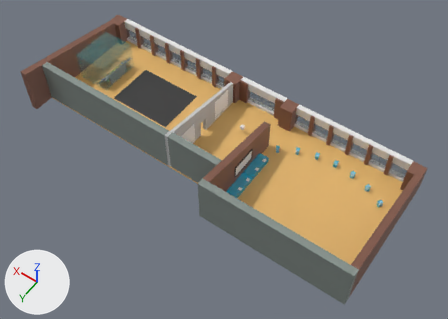
An edit to the Blender file blender/dixit-world.blend, drawn before and after from the same camera.
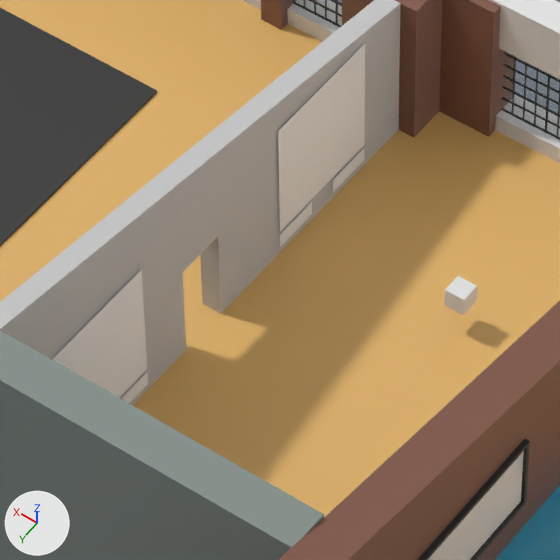
Each version appears first whole from a camera (50 mm lens) standing at (-31.9, 49.1, 68.3) and looking at (-1.2, 6.2, 0.9), and next in a close-up on the part from 39% to 57% of the width and 26% to 52% of the height. Every picture has the same lights, and +X, +Y and +Z are marked at lower left.

The scene before the commit, as lines of its bpy script (objects in view):
```python
ob_box_pillar_010 = bpy.data.objects.new('Box.Pillar.010', me_cube_005)
ob_box_pillar_010.location = (8.71, -5.5, 1.9)
ob_image_about = bpy.data.objects.new('Image.About', me_plane_037)
ob_image_about.location = (-6.35, 8.0, 0.0)
ob_image_about.rotation_euler = (1.571, 0.0, -1.571)  # degrees (90, 0, -90)
ob_image_sudoku = bpy.data.objects.new('Image.Sudoku', me_plane_167)
ob_image_sudoku.location = (-3.53, 2.7, 2.35)
ob_image_sudoku.rotation_euler = (1.571, 0.0, 1.571)  # degrees (90, 0, 90)
ob_image_sudoku_002 = bpy.data.objects.new('Image.Sudoku.002', me_plane_167)
ob_image_sudoku_002.location = (4.38, -1.0, 2.35)
ob_image_sudoku_002.rotation_euler = (1.571, 0.0, -1.571)  # degrees (90, 0, -90)
ob_image_sudoku_003 = bpy.data.objects.new('Image.Sudoku.003', me_plane_167)
ob_image_sudoku_003.location = (4.38, 7.0, 2.35)
ob_image_sudoku_003.rotation_euler = (1.571, 0.0, -1.571)  # degrees (90, 0, -90)
ob_model_framet2 = bpy.data.objects.new('Model.FrameT2', me_cube_015)
ob_model_framet2.location = (-5.57, 7.5, 2.92)
ob_model_framet2.rotation_euler = (0.0, 0.0, -3.142)  # degrees (0, 0, -180)
ob_text_hint_002 = bpy.data.objects.new('Text.Hint.002', me_plane_166)
ob_text_hint_002.parent = ob_image_sudoku_002
ob_text_hint_002.location = (1.0, 6.0, 0.4)
ob_text_hint_002.rotation_euler = (1.571, 0.0, 0.0)  # degrees (90, 0, 0)
ob_text_hint_003 = bpy.data.objects.new('Text.Hint.003', me_plane_166)
ob_text_hint_003.parent = ob_image_sudoku_003
ob_text_hint_003.location = (1.0, 6.0, 0.4)
ob_text_hint_003.rotation_euler = (1.571, 0.0, 0.0)  # degrees (90, 0, 0)
ob_text_newgame_002 = bpy.data.objects.new('Text.NewGame.002', me_plane_165)
ob_text_newgame_002.parent = ob_image_sudoku_002
ob_text_newgame_002.location = (-1.0, 6.0, 0.4)
ob_text_newgame_002.rotation_euler = (1.571, 0.0, 0.0)  # degrees (90, 0, 0)
# also in view: 'game_table.001' at (-5.3, 4.4, 0.4); 'Box.Window.Below.001' at (16.2, -5.6, 0.2); 'Model.Window.028' at (2.1, -5.5, 1.5); 'Model.Window.029' at (0.8, -5.5, 1.5); 'Path.default' at (0.0, 0.0, 1.0)
```
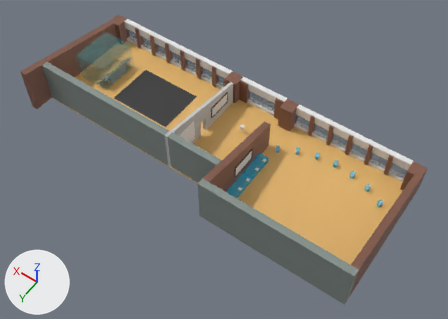
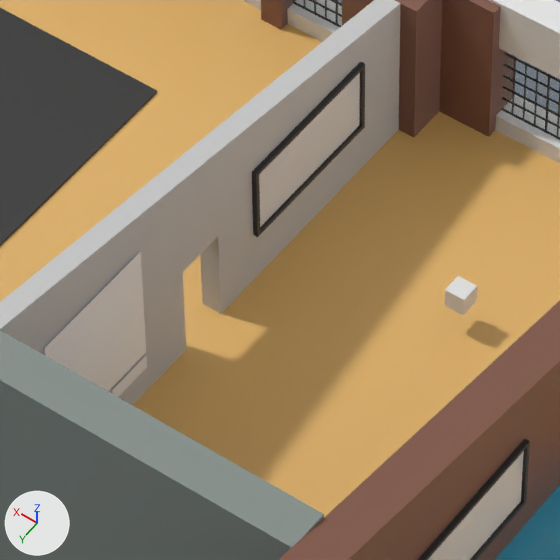
Where the change shows, as pixel boxes [x1, y1, x2, y2] in the close-ups (560 x 560 px):
'Image.Sudoku.002', deleted
    before: [278, 44, 365, 231]
'Image.Sudoku', moved, turned (not visible before)
    after: [45, 252, 146, 391]
'Image.Sudoku.003', deleted
    before: [52, 269, 147, 397]
'Image.About.003', added
    after: [259, 73, 360, 227]
'Model.FrameT2.003', added
    after: [252, 62, 365, 237]
'Text.Hint', moved, turned (not visible before)
    after: [112, 355, 147, 397]
'Text.NewGame.002', deleted
    before: [280, 202, 312, 247]
'Text.Hint.002', deleted
    before: [333, 149, 364, 192]
'Text.Hint.003', deleted
    before: [122, 373, 148, 403]

The change, as a diff of the scene's bpy script:
```diff
--- a/blender/dixit-world.blend.py
+++ b/blender/dixit-world.blend.py
@@ me_plane_001 @@
+me_plane_001 = me_plane_037.copy(); me_plane_001.name = 'Plane.001'  # the mesh of ob_image_about
@@ me_cube_002 @@
+me_cube_002 = me_cube_015.copy(); me_cube_002.name = 'Cube.002'  # the mesh of ob_model_framet2
@@ ob_model_framet2 @@
-ob_model_framet2 = bpy.data.objects.new('Model.FrameT2', me_cube_015)
+ob_model_framet2 = bpy.data.objects.new('Model.FrameT2', me_cube_002)
 ob_model_framet2.location = (-5.57, 7.5, 2.92)
@@ ob_image_about @@
-ob_image_about = bpy.data.objects.new('Image.About', me_plane_037)
+ob_image_about = bpy.data.objects.new('Image.About', me_plane_001)
 ob_image_about.location = (-6.35, 8.0, 0.0)
@@ ob_image_sudoku @@
 ob_image_sudoku = bpy.data.objects.new('Image.Sudoku', me_plane_167)
-ob_image_sudoku.location = (-3.53, 2.7, 2.35)
-ob_image_sudoku.rotation_euler = (1.571, 0.0, 1.571)  # degrees (90, 0, 90)
+ob_image_sudoku.location = (4.38, 7.0, 2.91)
+ob_image_sudoku.rotation_euler = (1.571, 0.0, -1.571)  # degrees (90, 0, -90)
@@ ob_text_newgame_002 @@
-ob_text_newgame_002 = bpy.data.objects.new('Text.NewGame.002', me_plane_165)
-ob_text_newgame_002.parent = ob_image_sudoku_002
-ob_text_newgame_002.matrix_parent_inverse = Matrix(((1.0, 0.0, 0.0, 0.0), (0.0, 0.0, 1.0, -2.3), (0.0, -1.0, 0.0, 6.0), (0.0, 0.0, 0.0, 1.0)))
-ob_text_newgame_002.location = (-1.0, 6.0, 0.4)
-ob_text_newgame_002.rotation_euler = (1.571, 0.0, 0.0)  # degrees (90, 0, 0)
@@ ob_text_hint_002 @@
-ob_text_hint_002 = bpy.data.objects.new('Text.Hint.002', me_plane_166)
-ob_text_hint_002.parent = ob_image_sudoku_002
-ob_text_hint_002.matrix_parent_inverse = Matrix(((1.0, 0.0, 0.0, 0.0), (0.0, 0.0, 1.0, -2.3), (0.0, -1.0, 0.0, 6.0), (0.0, 0.0, 0.0, 1.0)))
-ob_text_hint_002.location = (1.0, 6.0, 0.4)
-ob_text_hint_002.rotation_euler = (1.571, 0.0, 0.0)  # degrees (90, 0, 0)
@@ ob_image_sudoku_002 @@
-ob_image_sudoku_002 = bpy.data.objects.new('Image.Sudoku.002', me_plane_167)
-ob_image_sudoku_002.location = (4.38, -1.0, 2.35)
-ob_image_sudoku_002.rotation_euler = (1.571, 0.0, -1.571)  # degrees (90, 0, -90)
@@ ob_text_newgame_003 @@
 ob_text_newgame_003 = bpy.data.objects.new('Text.NewGame.003', me_plane_165)
-ob_text_newgame_003.parent = ob_image_sudoku_003
 ob_text_newgame_003.matrix_parent_inverse = Matrix(((1.0, 0.0, 0.0, 0.0), (0.0, 0.0, 1.0, -2.3), (0.0, -1.0, 0.0, 6.0), (0.0, 0.0, 0.0, 1.0)))
@@ ob_text_hint_003 @@
-ob_text_hint_003 = bpy.data.objects.new('Text.Hint.003', me_plane_166)
-ob_text_hint_003.parent = ob_image_sudoku_003
-ob_text_hint_003.matrix_parent_inverse = Matrix(((1.0, 0.0, 0.0, 0.0), (0.0, 0.0, 1.0, -2.3), (0.0, -1.0, 0.0, 6.0), (0.0, 0.0, 0.0, 1.0)))
-ob_text_hint_003.location = (1.0, 6.0, 0.4)
-ob_text_hint_003.rotation_euler = (1.571, 0.0, 0.0)  # degrees (90, 0, 0)
@@ ob_image_sudoku_003 @@
-ob_image_sudoku_003 = bpy.data.objects.new('Image.Sudoku.003', me_plane_167)
-ob_image_sudoku_003.location = (4.38, 7.0, 2.35)
-ob_image_sudoku_003.rotation_euler = (1.571, 0.0, -1.571)  # degrees (90, 0, -90)
@@ ob_model_framet2_003 @@
+ob_model_framet2_003 = bpy.data.objects.new('Model.FrameT2.003', me_cube_002)
+ob_model_framet2_003.location = (3.43, 0.5, 2.45)
+ob_model_framet2_003.rotation_euler = (0.0, 0.0, -3.142)  # degrees (0, 0, -180)
@@ ob_image_about_003 @@
+ob_image_about_003 = bpy.data.objects.new('Image.About.003', me_plane_001)
+ob_image_about_003.location = (2.65, 1.0, -0.47)
+ob_image_about_003.rotation_euler = (1.571, 0.0, -1.571)  # degrees (90, 0, -90)
```
